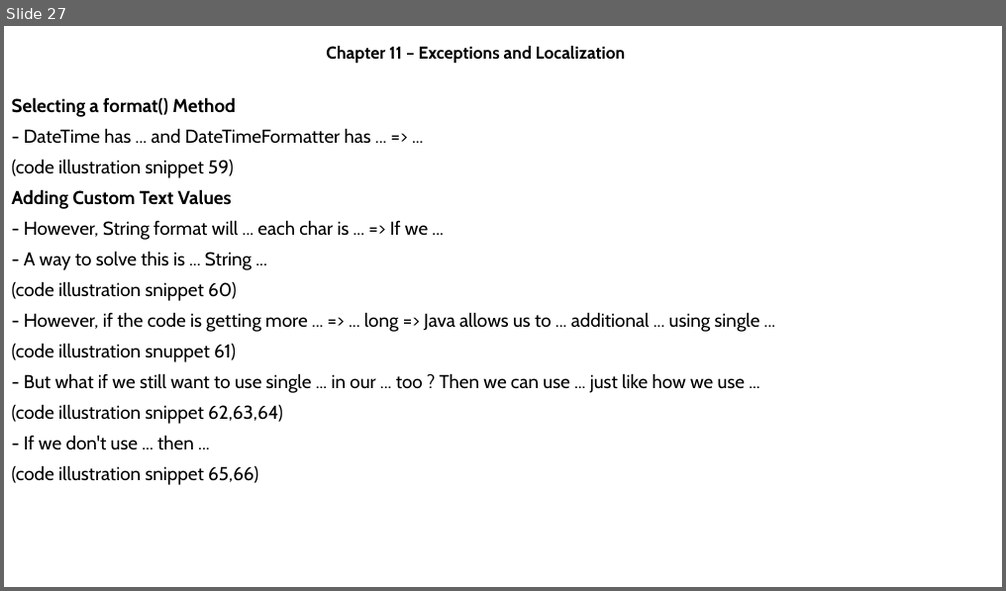
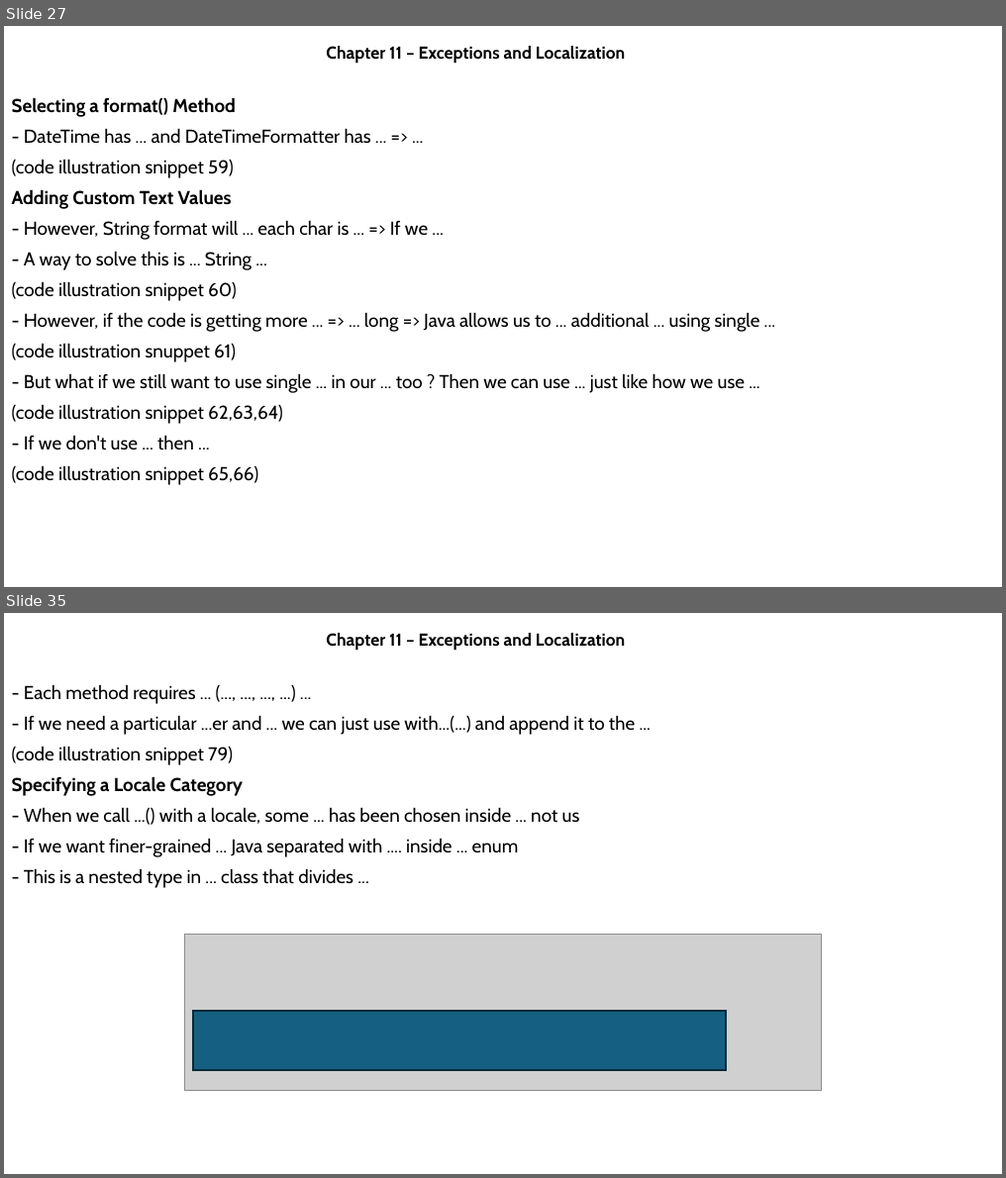
Before and after one commit to MaiDinhVinh/CS-Java, a slide deck: OCP17/Chapter 11 - Exceptions and Localization.pptx. Shown one above the other, each under a label of ours: slide 27 before the commit, slides 27 and 35 after it; the slides between them are not shown. The pictures are 1006x591 and 1006x1178 pixels, drawn with LibreOffice and Linux fonts; fonts in the diff are those of the drawing; grey boxes stand for pictures. Boxes give left, top, right and bottom in pixels: in the first picture for what was removed or moved away, otherwise in the second. Text is boxed around its words. In the diff, an @@ line names an element or a change of style, - is before the commit and + after.

```diff
--- a/OCP17/Chapter 11 - Exceptions and Localization.pptx
+++ b/OCP17/Chapter 11 - Exceptions and Localization.pptx
@@ slide 35 added at (4, 613, 1002, 1174), background #FFFFFF @@
@@ subtitle added at (326, 633, 625, 651), 16.6 pt, text #000000, bold @@
+Chapter 11 – Exceptions and Localization
@@ text added at (12, 684, 635, 888), 18 pt, text #000000 @@
+- Each method requires ... (..., ..., ..., ...) ...
+- If we need a particular ...er and ... we can just use with...(...) and append it to the ...
+(code illustration snippet 79)
+Specifying a Locale Category
+- When we call ...() with a locale, some ... has been chosen inside ... not us
+- If we want finer-grained ... Java separated with .... inside ... enum
+- This is a nested type in ... class that divides ...
@@ picture added at (185, 934, 822, 1090) @@
@@ rectangle added at (193, 1011, 726, 1070), fill #156082, outline #092A39 1.5 pt @@
```
Also in this commit, not shown: 13 other slides added.
